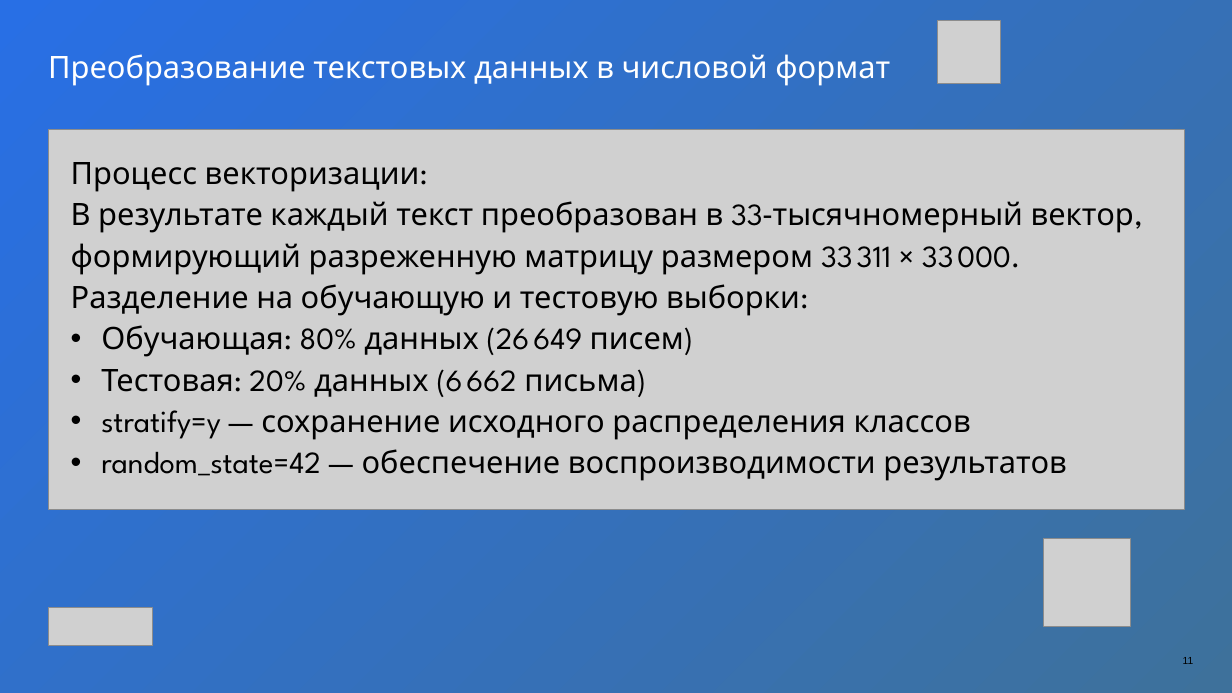
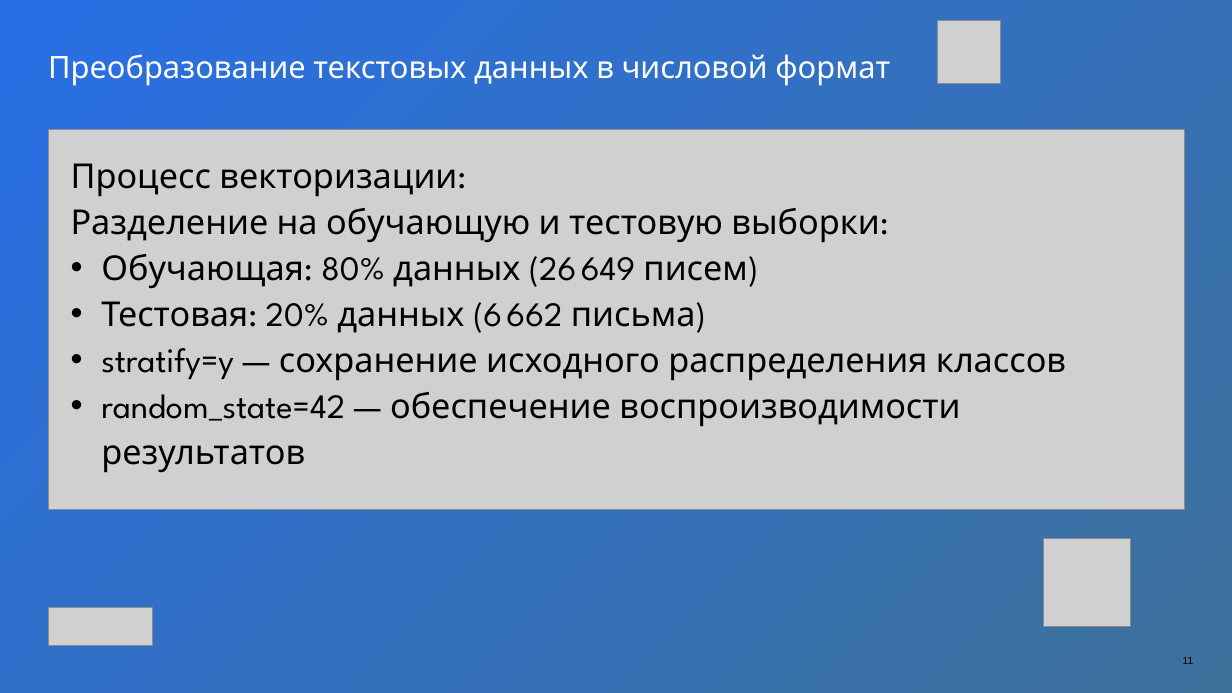
Before and after one commit to tmwsw/me5, a slide deck: slide 11 of Презентация курсовая Марин Виктор ИСП-21.pptx. Drawn at 1232x693 pixels with LibreOffice and Linux fonts; fonts in the diff are those of the drawing; grey boxes stand for pictures. Boxes give left, top, right and bottom in pixels: in the first picture for what was removed or moved away, otherwise in the second. Text is boxed around its words. In the diff, an @@ line names an element or a change of style, - is before the commit and + after.

```diff
--- a/Презентация курсовая Марин Виктор ИСП-21.pptx
+++ b/Презентация курсовая Марин Виктор ИСП-21.pptx
@@ text "Процесс векторизации:" at box(71, 163, 1066, 473): size 36 to 40 pt @@
@@ text at box(71, 201, 1134, 275): paragraph removed @@
-В результате каждый текст преобразован в 33‑тысячномерный вектор, формирующий разреженную матрицу размером 33 311 × 33 000.
```
Also in this commit, not shown: 4 other slides changed, 3 other files.
